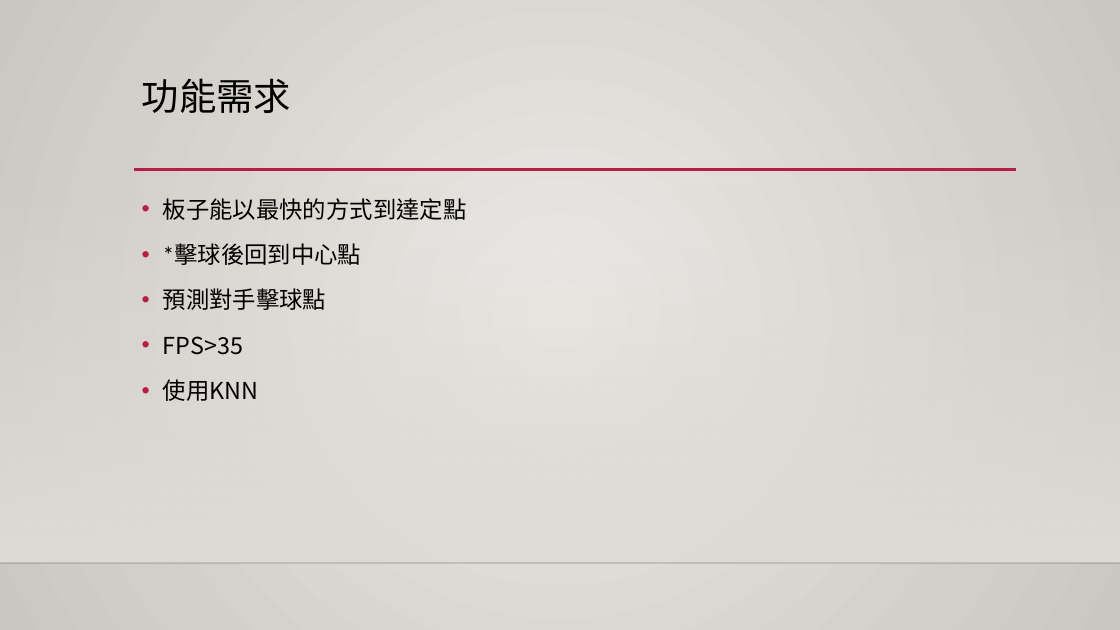
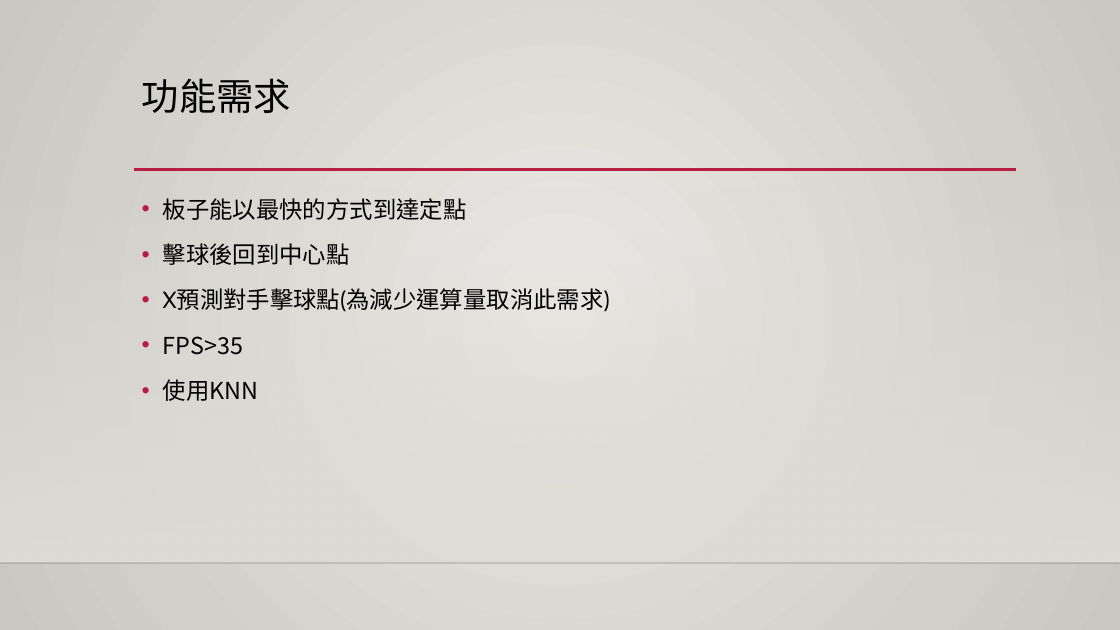
Before and after one commit to mingyang13795/Ping_Pong, a slide deck: slide 2 of 專案管理.pptx. Drawn at 1120x630 pixels with LibreOffice and Linux fonts; fonts in the diff are those of the drawing; background and template pictures are left out. Boxes give left, top, right and bottom in pixels: in the first picture for what was removed or moved away, otherwise in the second. Text is boxed around its words. In the diff, an @@ line names an element or a change of style, - is before the commit and + after.

```diff
--- a/專案管理.pptx
+++ b/專案管理.pptx
@@ text at bbox=[163, 243, 610, 311]: text changed; font Calibri to Cabin @@
-• *擊球後回到中心點
-• 預測對手擊球點
+• 擊球後回到中心點
+• X預測對手擊球點(為減少運算量取消此需求)
```
Also in this commit, not shown: 2 other slides changed, 3 slides added, 2 slides removed.
